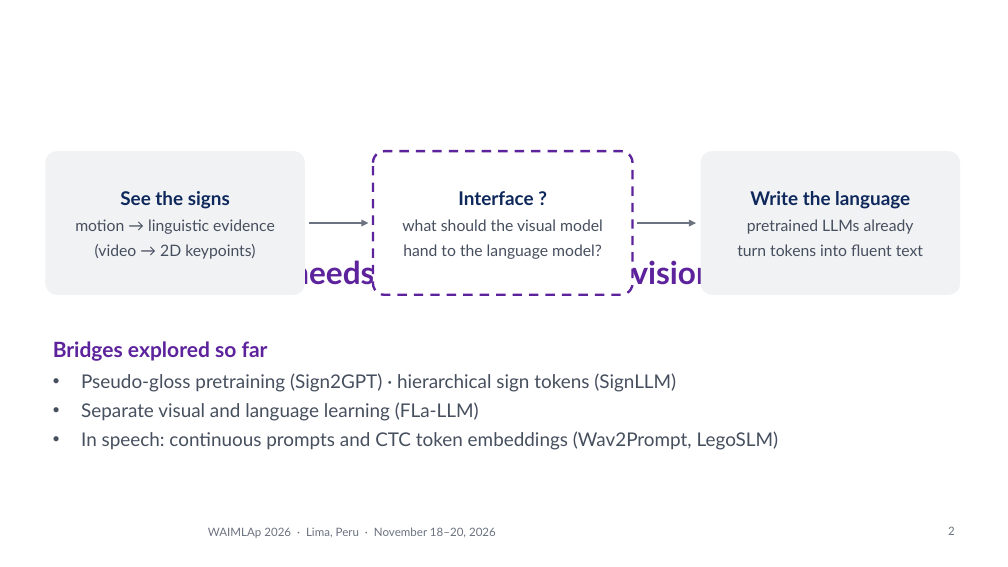
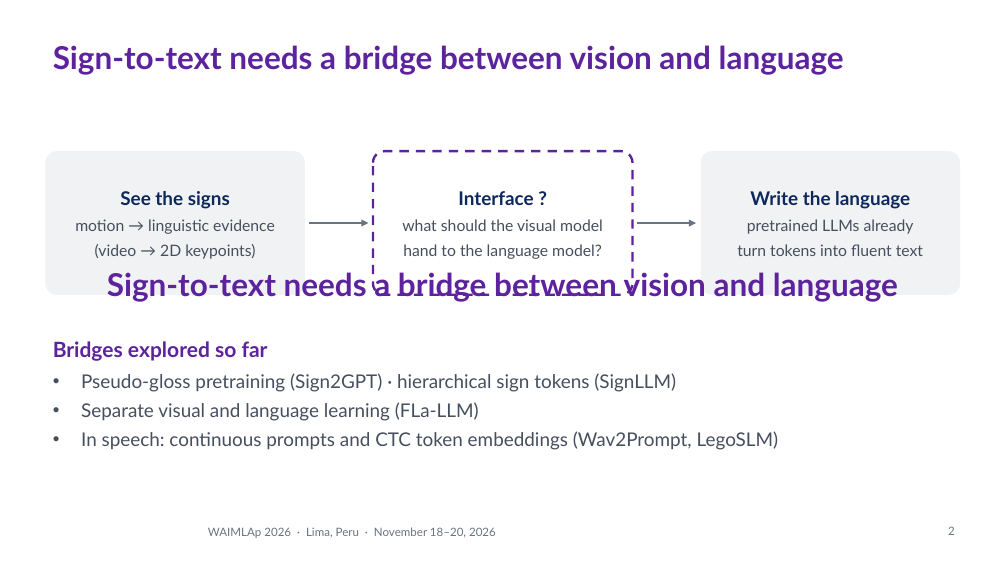
Before and after one commit to Percep3/Imitator, a slide deck: slide 2 of presentation/waimlap2026/imitator_waimlap2026.pptx. Drawn at 1008x567 pixels with LibreOffice and Linux fonts; fonts in the diff are those of the drawing; background and template pictures are left out. Boxes give left, top, right and bottom in pixels: in the first picture for what was removed or moved away, otherwise in the second. Text is boxed around its words. In the diff, an @@ line names an element or a change of style, - is before the commit and + after.

```diff
--- a/presentation/waimlap2026/imitator_waimlap2026.pptx
+++ b/presentation/waimlap2026/imitator_waimlap2026.pptx
@@ title "Sign-to-text needs a bridge between ..." rewrapped from bbox=[115, 254, 906, 292] to bbox=[53, 45, 844, 75] @@
@@ text added at bbox=[107, 268, 898, 302], 30 pt, text #5D239C, bold @@
+Sign-to-text needs a bridge between vision and language
```
Also in this commit, not shown: 2 other slides changed, 2 other files.
